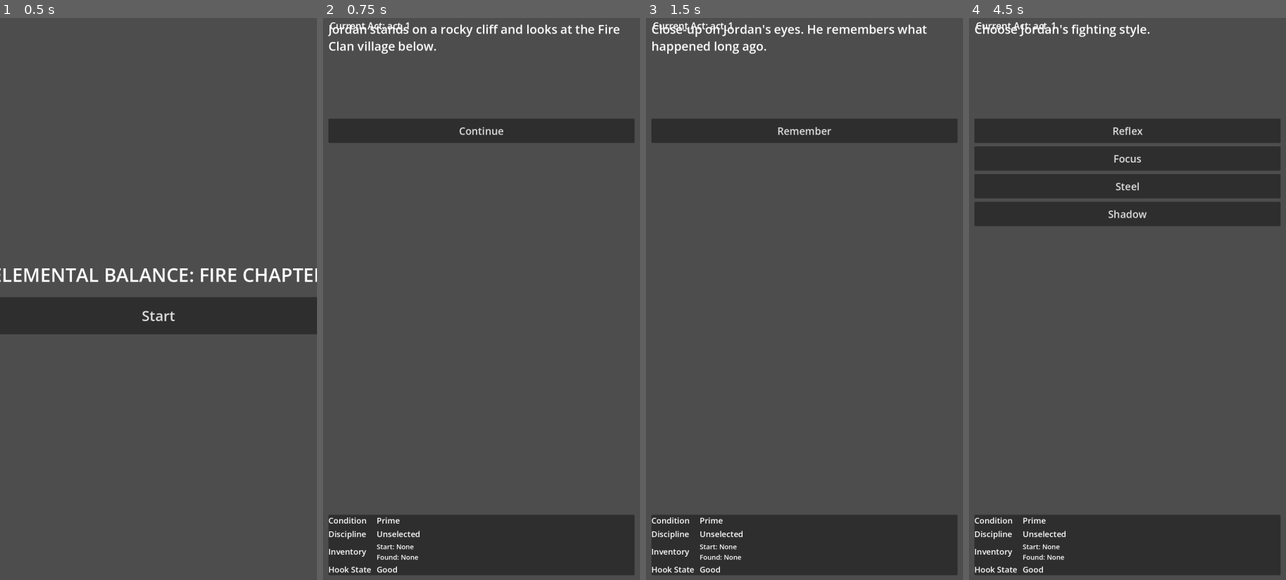
Above: before the commit, frames 1-4 (left to right).
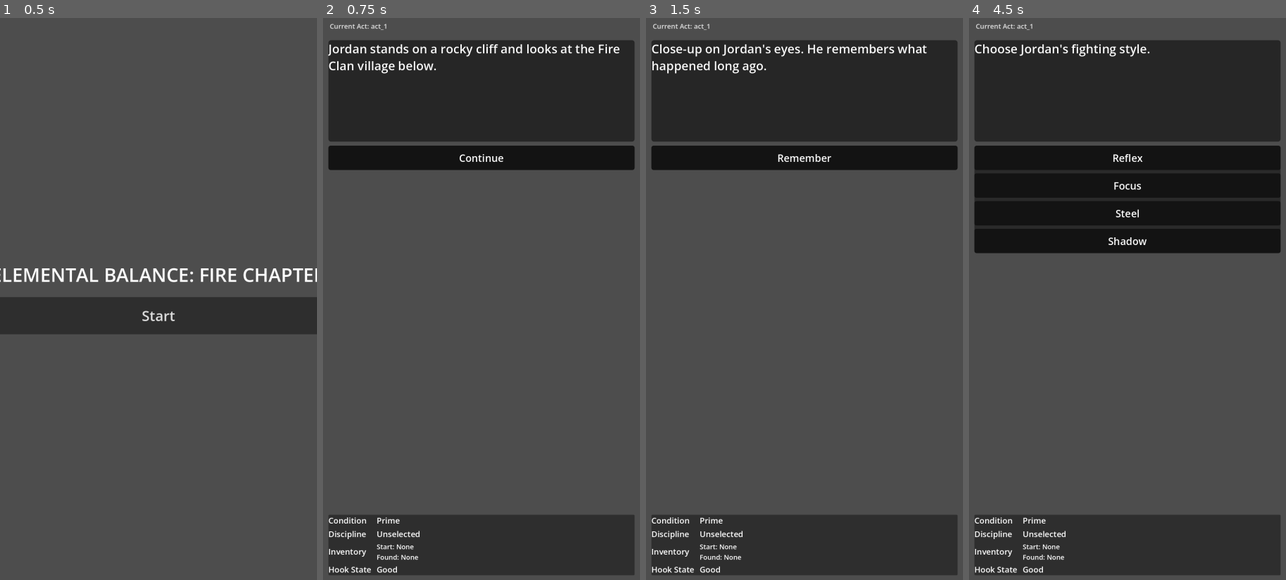
Above: after the commit, the same moments.

Repository: GamerJoe85/Jordan-Ninja-Choose-Your-Own-Adventure
Game: Godot game, scene res://scenes/TitleMenu.tscn
Two runs of this game, one before a commit and one after it. Both use one fixed random seed, a clock stepped at 60 frames per second and the inputs below.
Inputs:
- Up to frame 1 (0.5 s): no input
- Up to frame 2 (0.75 s): click "Start" at 0.5 s
- Up to frame 3 (1.5 s): click "Continue" at 1.25 s
- Up to frame 4 (4.5 s): click "Remember" at 2 s; click "Continue" at 2.75 s; click "Stand" at 3.5 s; click "Train" at 4.25 s

Frame 1 is identical in both runs. In frame 2, 18% of the frame differs, in the area x 1-99%, y 0-28%; in frame 3, 18%; in frame 4, 32%, in the area x 1-99%, y 0-42%.

Commit message:
Lower top story UI and improve text contrast

Diff:
--- a/scenes/Main.tscn
+++ b/scenes/Main.tscn
@@ -25,8 +25,9 @@
 unique_name_in_owner = true
 layout_mode = 0
 offset_left = 20.0
-offset_top = 10.0
+offset_top = 16.0
 offset_right = 400.0
-offset_bottom = 56.0
-theme_override_font_sizes/font_size = 28
+offset_bottom = 44.0
+theme_override_font_sizes/font_size = 20
+modulate = Color(1, 1, 1, 0.85)
 text = "Current Act: act_1"
--- a/scenes/PagePlayer.tscn
+++ b/scenes/PagePlayer.tscn
@@ -1,6 +1,20 @@
-[gd_scene load_steps=2 format=3]
+[gd_scene load_steps=4 format=3]
 
 [ext_resource type="Script" path="res://scripts/ui/page_player.gd" id="1"]
+
+[sub_resource type="StyleBoxFlat" id="StyleBoxFlat_story"]
+bg_color = Color(0, 0, 0, 0.5)
+corner_radius_top_left = 8
+corner_radius_top_right = 8
+corner_radius_bottom_right = 8
+corner_radius_bottom_left = 8
+
+[sub_resource type="StyleBoxFlat" id="StyleBoxFlat_choice"]
+bg_color = Color(0, 0, 0, 0.45)
+corner_radius_top_left = 8
+corner_radius_top_right = 8
+corner_radius_bottom_right = 8
+corner_radius_bottom_left = 8
 
 [node name="PagePlayer" type="Control"]
 layout_mode = 3
@@ -31,24 +45,35 @@
 grow_horizontal = 2
 grow_vertical = 2
 theme_override_constants/margin_left = 16
-theme_override_constants/margin_top = 14
+theme_override_constants/margin_top = 72
 theme_override_constants/margin_right = 16
 theme_override_constants/margin_bottom = 14
 
 [node name="MainVBox" type="VBoxContainer" parent="MarginContainer"]
 layout_mode = 2
 size_flags_vertical = 3
-theme_override_constants/separation = 10
+theme_override_constants/separation = 12
 
-[node name="StoryText" type="RichTextLabel" parent="MarginContainer/MainVBox"]
+[node name="StoryPanel" type="PanelContainer" parent="MarginContainer/MainVBox"]
+layout_mode = 2
+theme_override_styles/panel = SubResource("StyleBoxFlat_story")
+
+[node name="StoryText" type="RichTextLabel" parent="MarginContainer/MainVBox/StoryPanel"]
 unique_name_in_owner = true
-custom_minimum_size = Vector2(0, 280)
+custom_minimum_size = Vector2(0, 300)
 layout_mode = 2
 bbcode_enabled = false
 fit_content = false
+theme_override_colors/default_color = Color(1, 1, 1, 1)
+theme_override_constants/outline_size = 2
+theme_override_colors/font_outline_color = Color(0, 0, 0, 0.95)
 theme_override_font_sizes/normal_font_size = 36
 
-[node name="ChoiceContainer" type="VBoxContainer" parent="MarginContainer/MainVBox"]
+[node name="ChoicePanel" type="PanelContainer" parent="MarginContainer/MainVBox"]
+layout_mode = 2
+theme_override_styles/panel = SubResource("StyleBoxFlat_choice")
+
+[node name="ChoiceContainer" type="VBoxContainer" parent="MarginContainer/MainVBox/ChoicePanel"]
 unique_name_in_owner = true
 layout_mode = 2
 size_flags_vertical = 1
--- a/scripts/ui/page_player.gd
+++ b/scripts/ui/page_player.gd
@@ -138,6 +138,25 @@
 		button.autowrap_mode = TextServer.AUTOWRAP_WORD_SMART
 		button.custom_minimum_size = Vector2(0, 72)
 		button.add_theme_font_size_override("font_size", 30)
+		button.add_theme_color_override("font_color", Color(1, 1, 1, 1))
+		button.add_theme_color_override("font_focus_color", Color(1, 1, 1, 1))
+		button.add_theme_color_override("font_hover_color", Color(1, 1, 1, 1))
+		button.add_theme_color_override("font_pressed_color", Color(1, 1, 1, 1))
+		button.add_theme_constant_override("outline_size", 2)
+		button.add_theme_color_override("font_outline_color", Color(0, 0, 0, 0.95))
+		var normal_style: StyleBoxFlat = StyleBoxFlat.new()
+		normal_style.bg_color = Color(0, 0, 0, 0.55)
+		normal_style.corner_radius_top_left = 6
+		normal_style.corner_radius_top_right = 6
+		normal_style.corner_radius_bottom_left = 6
+		normal_style.corner_radius_bottom_right = 6
+		var hover_style: StyleBoxFlat = normal_style.duplicate()
+		hover_style.bg_color = Color(0.08, 0.08, 0.08, 0.72)
+		var pressed_style: StyleBoxFlat = normal_style.duplicate()
+		pressed_style.bg_color = Color(0.13, 0.13, 0.13, 0.78)
+		button.add_theme_stylebox_override("normal", normal_style)
+		button.add_theme_stylebox_override("hover", hover_style)
+		button.add_theme_stylebox_override("pressed", pressed_style)
 		button.pressed.connect(_on_choice_selected.bind(choice))
 		choice_container.add_child(button)
 		shown += 1
